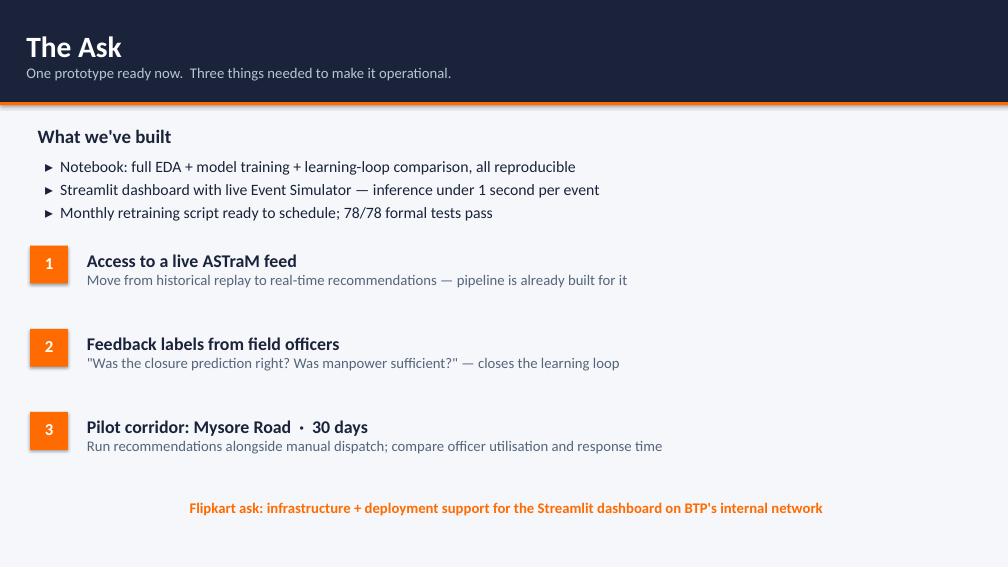
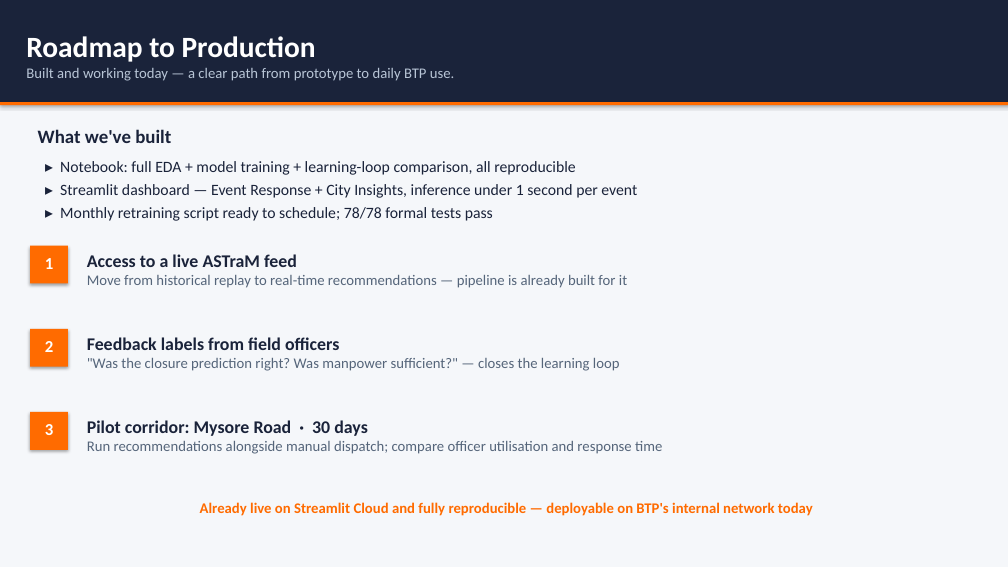
Before and after one commit to valletivarish/gridlock-round2, a slide deck: slide 12 of presentation.pptx. Drawn at 1008x567 pixels with LibreOffice and Linux fonts; fonts in the diff are those of the drawing. Boxes give left, top, right and bottom in pixels: in the first picture for what was removed or moved away, otherwise in the second. Text is boxed around its words. In the diff, an @@ line names an element or a change of style, - is before the commit and + after.

```diff
--- a/presentation.pptx
+++ b/presentation.pptx
@@ text in rectangle at bbox=[26, 36, 455, 81]: text changed @@
-The Ask
-One prototype ready now. Three things needed to make it operational.
+Roadmap to Production
+Built and working today — a clear path from prototype to daily BTP use.
@@ text at bbox=[60, 184, 637, 198]: text changed @@
-▸ Streamlit dashboard with live Event Simulator — inference under 1 second per event
+▸ Streamlit dashboard — Event Response + City Insights, inference under 1 second per event
@@ text at bbox=[200, 502, 813, 516]: text changed @@
-Flipkart ask: infrastructure + deployment support for the Streamlit dashboard on BTP's internal network
+Already live on Streamlit Cloud and fully reproducible — deployable on BTP's internal network today
```
Also in this commit, not shown: 6 other slides changed, 2 other files.
